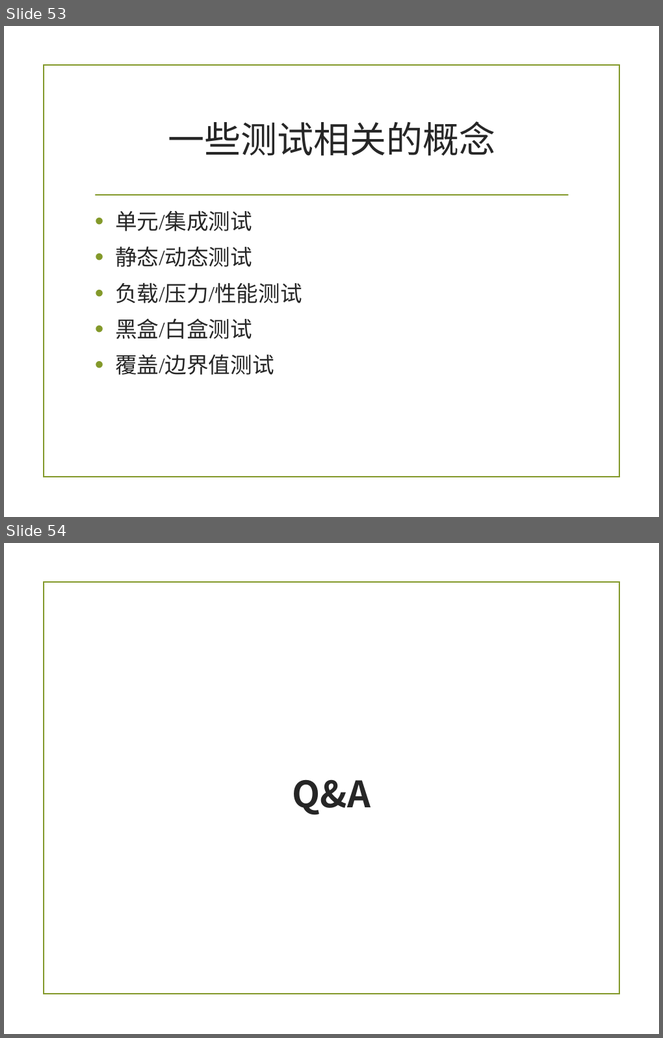
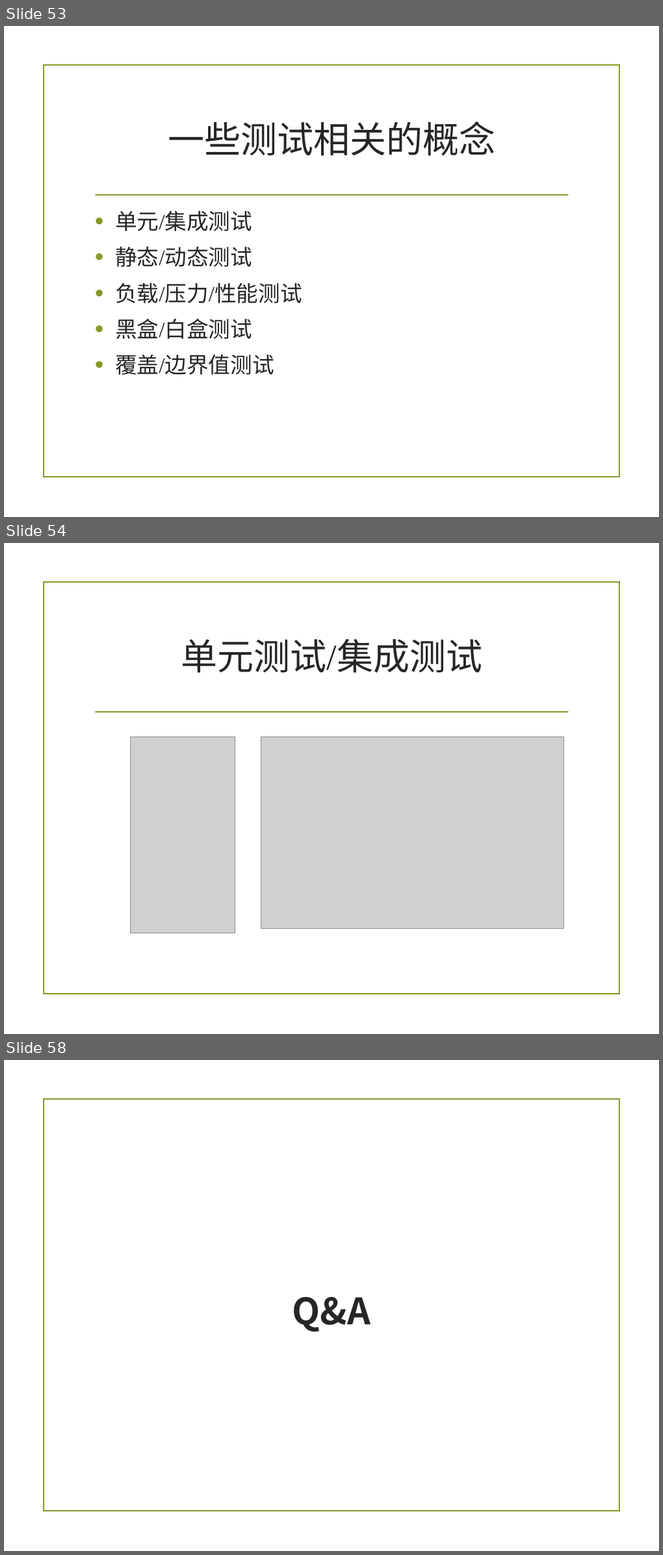
Before and after one commit to zuoshenghuang/curriculum, a slide deck: software/Ch_4_pro.pptx. Shown one above the other, each under a label of ours: slides 53 and 54 before the commit, slides 53, 54 and 58 after it; the slides between them are not shown. The pictures are 663x1038 and 663x1555 pixels, drawn with LibreOffice and Linux fonts; fonts in the diff are those of the drawing; grey boxes stand for pictures; background and template pictures are left out. Boxes give left, top, right and bottom in pixels: in the first picture for what was removed or moved away, otherwise in the second. Text is boxed around its words. In the diff, an @@ line names an element or a change of style, - is before the commit and + after.

```diff
--- a/software/Ch_4_pro.pptx
+++ b/software/Ch_4_pro.pptx
@@ slide 54 added at bbox=[4, 543, 659, 1034], background picture (left out); not listed: 2 template elements that a slide beside it also shows @@
@@ title added at bbox=[181, 639, 482, 673], 40 pt, text #262626 @@
+单元测试/集成测试
@@ picture added at bbox=[131, 737, 235, 933] @@
@@ picture added at bbox=[261, 737, 564, 929] @@
@@ what was slide 54 is now slide 58 @@
```
Also in this commit, not shown: 1 slide changed, 3 other slides added, 9 other files.
